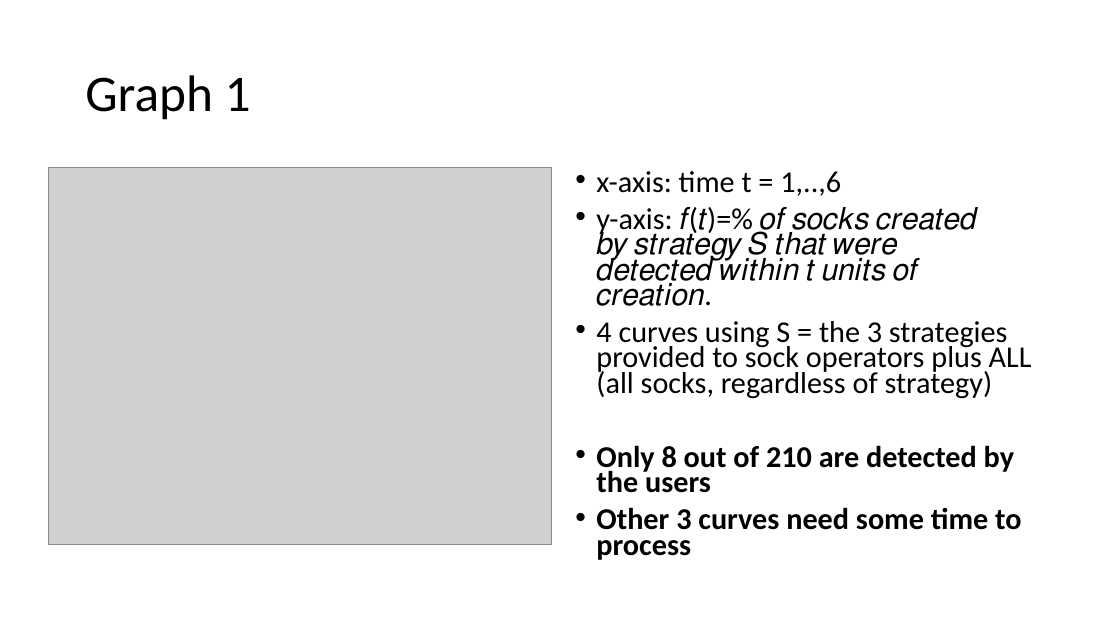
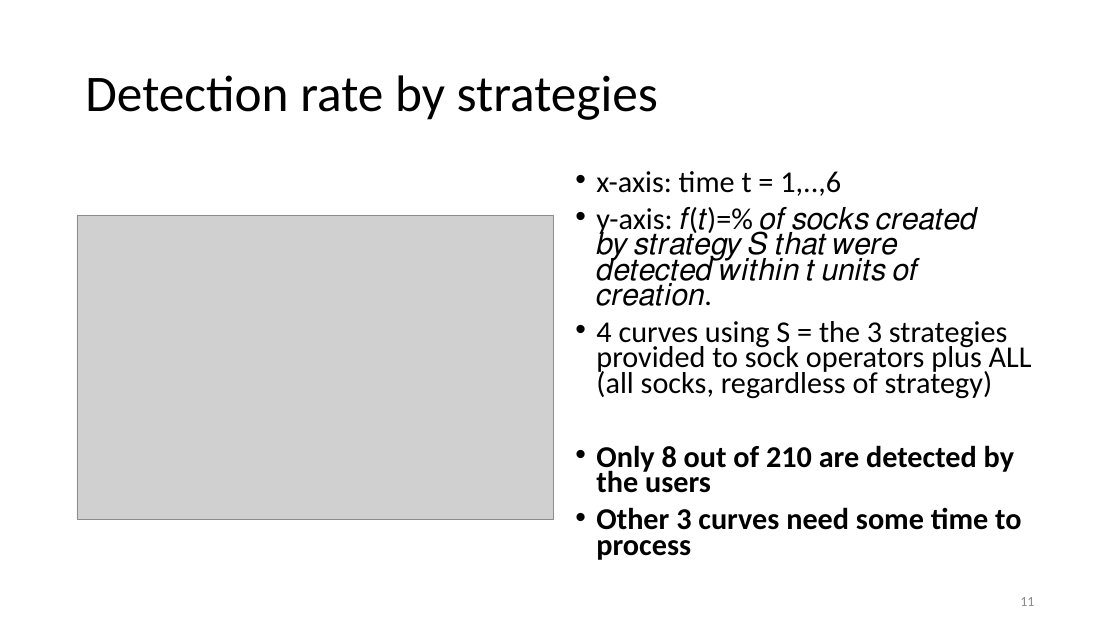
Before and after one commit to ruiliu310/dartpost-research, a slide deck: slide 11 of docs/dartpost.pptx (slide 3 before the commit). Drawn at 1120x630 pixels with LibreOffice and Linux fonts; fonts in the diff are those of the drawing; grey boxes stand for pictures. Boxes give left, top, right and bottom in pixels: in the first picture for what was removed or moved away, otherwise in the second. Text is boxed around its words. In the diff, an @@ line names an element or a change of style, - is before the commit and + after.

```diff
--- a/docs/dartpost.pptx
+++ b/docs/dartpost.pptx
@@ title at <box>85,75,658,120</box>: text changed @@
-Graph 1
+Detection rate by strategies
@@ picture: place and size @@
-picture at <box>49,168,552,545</box>
+picture at <box>77,216,554,520</box>
@@ page number added at <box>1020,597,1034,606</box>, 12 pt, text #8C8C8C @@
+11
```
Also in this commit, not shown: 3 other slides changed, 8 slides added, 1 other file.
